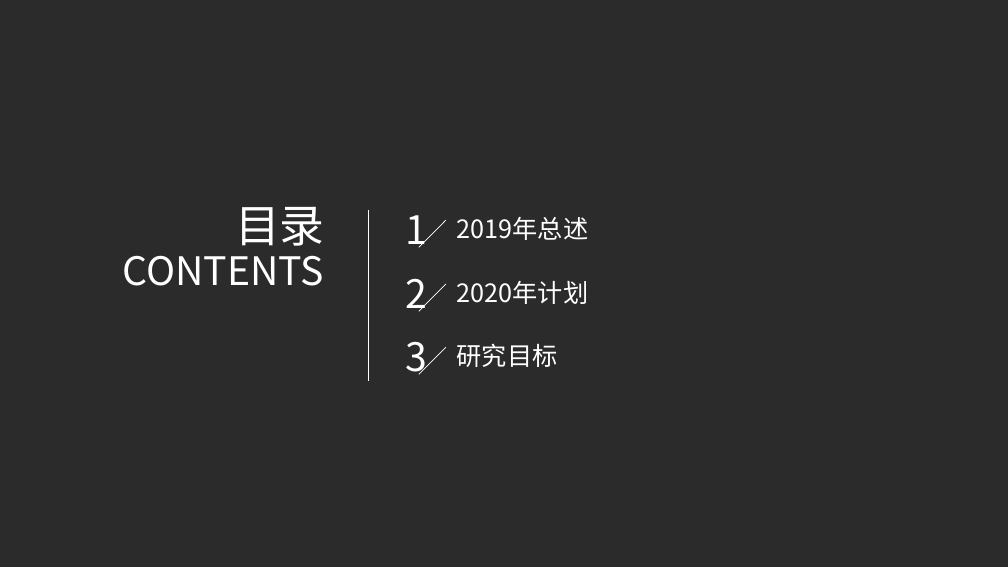
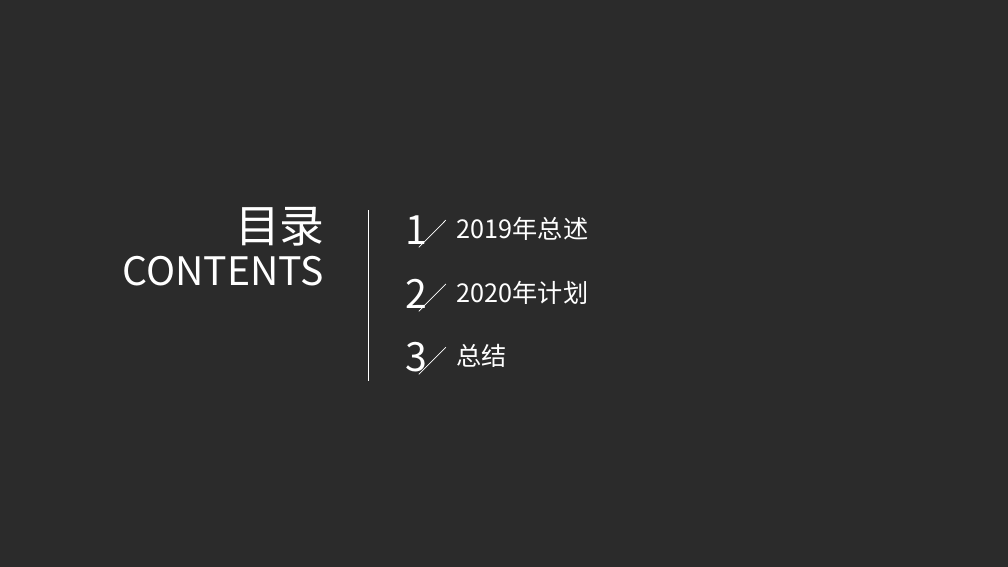
Before and after one commit to windright/ml_refer, a slide deck: slide 2 of 202001/年终总结.pptx. Drawn at 1008x567 pixels with LibreOffice and Linux fonts; fonts in the diff are those of the drawing; background and template pictures are left out; a plain dark background stands for a picture behind light text. Boxes give left, top, right and bottom in pixels: in the first picture for what was removed or moved away, otherwise in the second. Text is boxed around its words. In the diff, an @@ line names an element or a change of style, - is before the commit and + after.

```diff
--- a/202001/年终总结.pptx
+++ b/202001/年终总结.pptx
@@ text at box(457, 343, 507, 367): text changed @@
-研究目标
+总结
```
Also in this commit, not shown: 1 other slide changed, 5 slides added, 9 slides removed.
